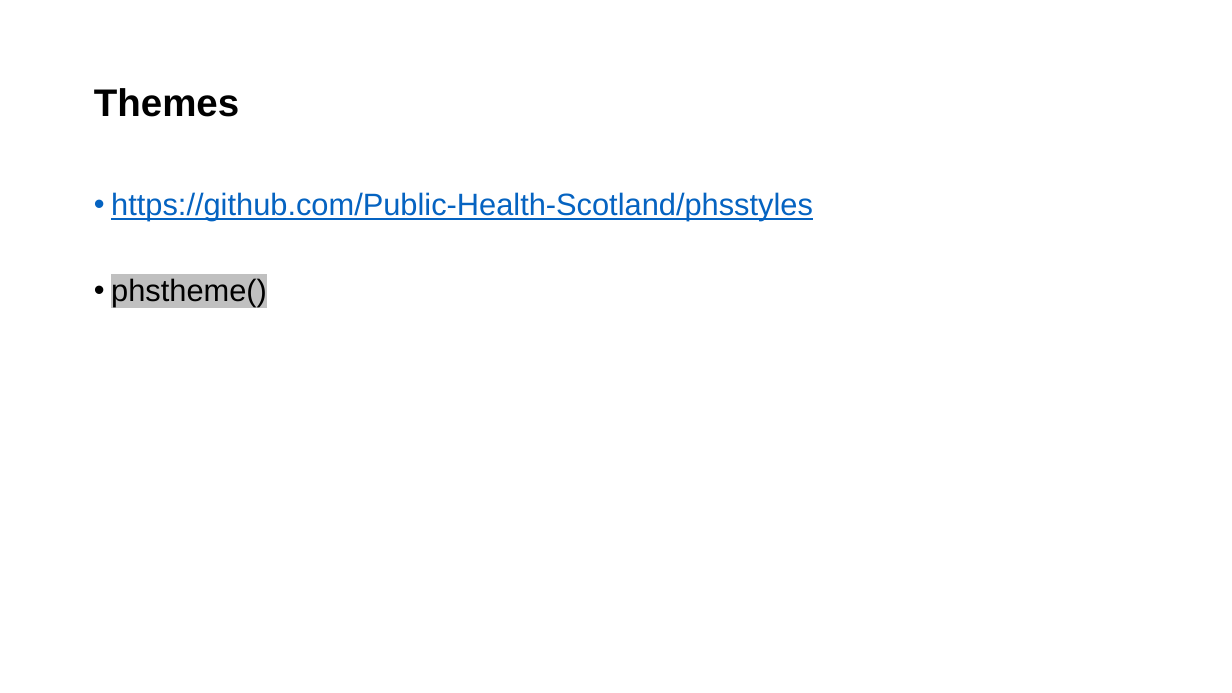
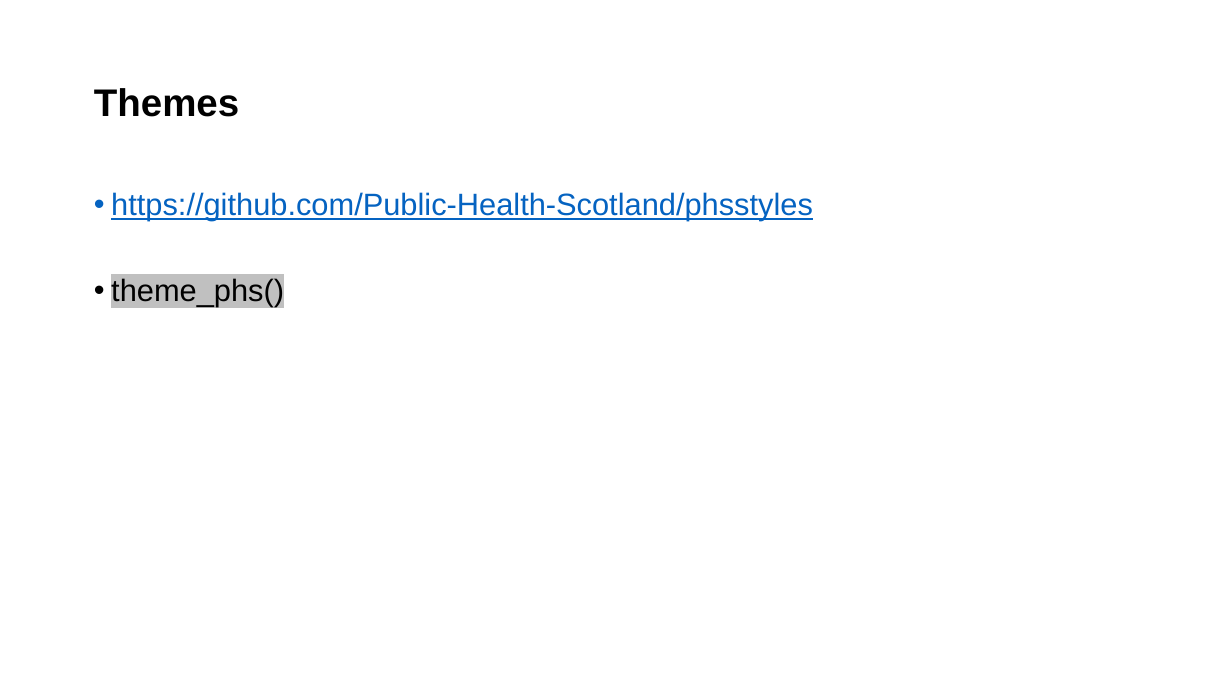
Before and after one commit to Public-Health-Scotland/ATI-ggplot-training, a slide deck: slide 23 of Introduction to ggplot.pptx. Drawn at 1232x693 pixels with LibreOffice and Linux fonts; fonts in the diff are those of the drawing; background and template pictures are left out. Boxes give left, top, right and bottom in pixels: in the first picture for what was removed or moved away, otherwise in the second. Text is boxed around its words. In the diff, an @@ line names an element or a change of style, - is before the commit and + after.

```diff
--- a/Introduction to ggplot.pptx
+++ b/Introduction to ggplot.pptx
@@ text at (x1=111, y1=278, x2=284, y2=307): text changed @@
-• phstheme()
+• theme_phs()
```
Also in this commit, not shown: 3 other slides changed.
